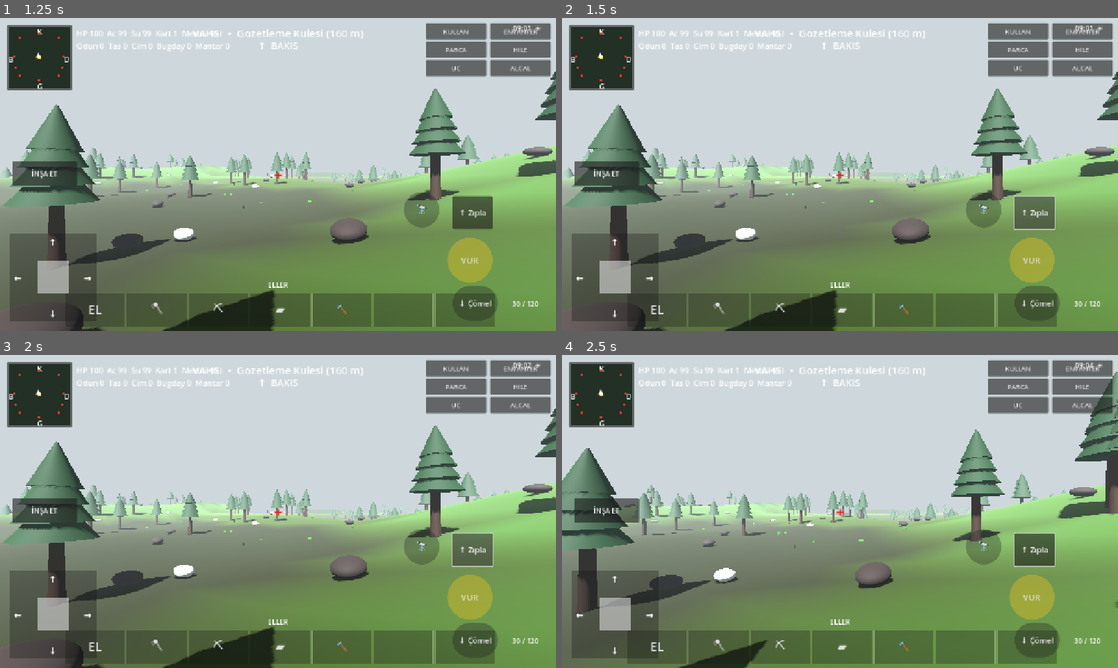
Above: before the commit, frames 1-4 (two rows, left to right).
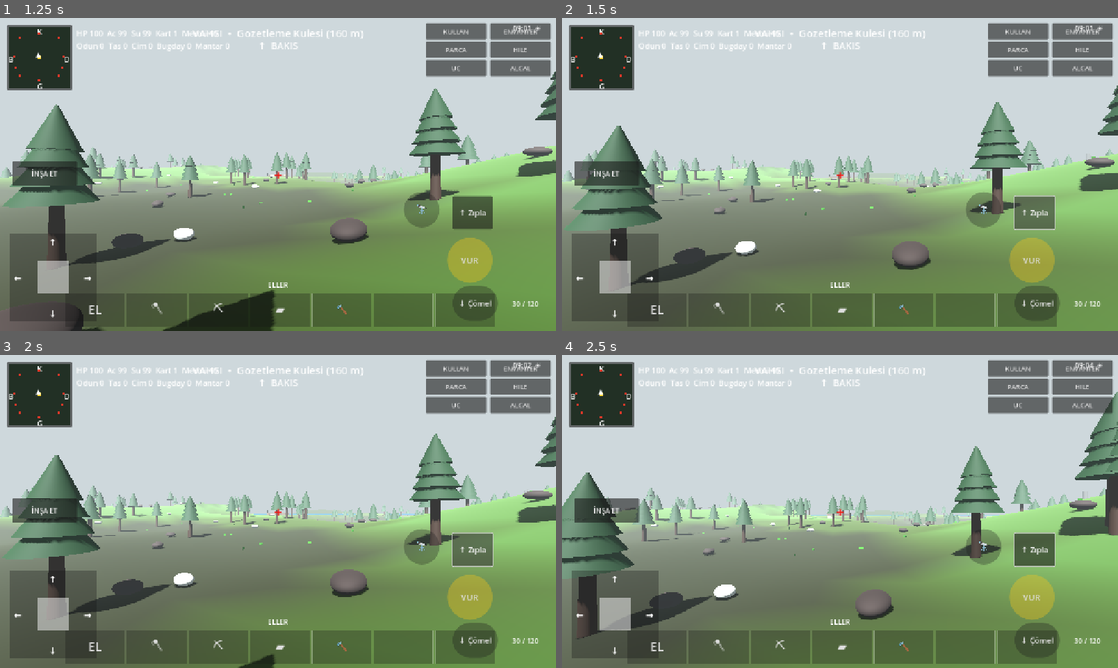
Above: after the commit, the same moments.

Repository: cantrsx-blip/GrayCardWars
Game: Godot game, scene res://scenes/Intro.tscn
Same seed, same stepped clock (60 frames per second), same inputs: the game is played once before the commit and once after it.
Inputs (mouse positions are in pixels of both pictures, inside the frame that each line leads up to):
- Up to frame 1 (1.25 s): click "GÖREVE BAŞLA" at 0.5 s
- Up to frame 2 (1.5 s): click "↑ Zıpla" at 1.25 s
- Up to frame 3 (2 s): no input
- Up to frame 4 (2.5 s): tap Enter at 2 s; move the mouse to (962, 495) at 2.02 s; hold D (move_right) from 2.03 s (still down); hold B (build_boat) from 2.03 s (still down); click (962, 495) at 2.17 s

Frame 1 is identical in both runs. In frame 2, 13% of the frame differs, in the area x 0-100%, y 17-100%; in frame 3, 9.0%; in frame 4, 15%, in the area x 0-100%, y 5-100%.

Commit message:
Fix jump gravity and ground landing

Diff:
--- a/scripts/main.gd
+++ b/scripts/main.gd
@@ -563,23 +563,28 @@
 		player.velocity.y=0.0
 		player.position += Vector3(player.velocity.x,0,player.velocity.z)*delta
 	else:
+		# Real jump physics: upward impulse, gravity while airborne, then collision landing.
+		if not player.is_on_floor():
+			player.velocity.y-=18.0*delta
+		elif player.velocity.y<0.0:
+			player.velocity.y=0.0
 		player.move_and_slide()
 	player.position.x = clampf(player.position.x, -MAP_HALF + 2.0, MAP_HALF - 2.0)
 	player.position.z = clampf(player.position.z, -MAP_HALF + 2.0, MAP_HALF - 2.0)
 	var hy = height_at(player.position.x, player.position.z)
 	if not fly_mode:
-		# Do not force the player back to terrain while standing on a constructed foundation.
-		# move_and_slide() keeps the CharacterBody on static build collisions.
+		# Terrain has no physics body, so only clamp when falling to terrain. Never overwrite
+		# positive jump velocity, otherwise jumping teleports/snaps instead of making an arc.
 		var floor_under:=false
-		# Foundations and roof panels are both walkable floors. Their StaticBody collisions
-		# handle walking; this guard only prevents terrain height snapping through upper floors.
 		for f in built_floors + built_roofs:
 			if not is_instance_valid(f): continue
 			var lp=player.global_position-f.global_position
 			if absf(lp.x)<=2.48 and absf(lp.z)<=2.48 and player.global_position.y>=f.global_position.y:
 				floor_under=true; break
-		if not floor_under:
-			player.position.y = hy + PLAYER_HEIGHT
+		var terrain_y=hy+PLAYER_HEIGHT
+		if not floor_under and player.position.y<=terrain_y and player.velocity.y<=0.0:
+			player.position.y=terrain_y
+			player.velocity.y=0.0
 	elif player.position.y < hy+3.0: player.position.y=hy+3.0
 	in_pit = hy < -2.0
 	in_dry = _near_poi(player.position.x, player.position.z)
@@ -1545,10 +1550,11 @@
 
 
 func _jump():
-	if fly_mode and player:
-		player.position.y+=3.0
-		return
-	if player and player.is_on_floor():
+	if player==null or fly_mode: return
+	# Terrain is procedural rather than a physics floor, so allow jump when standing at
+	# terrain height as well as on foundation/roof/stair collisions.
+	var ground_y=height_at(player.position.x,player.position.z)+PLAYER_HEIGHT
+	if player.is_on_floor() or absf(player.position.y-ground_y)<.12:
 		player.velocity.y=7.2
 		_play_sfx("jump")
 
